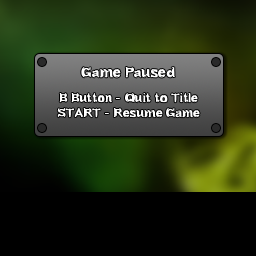
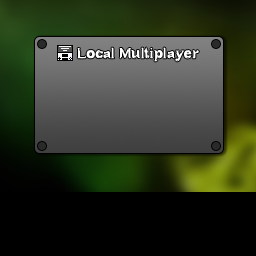
Revision of a layered 256px x 256px image; what changed, layer by layer:
added group "Local Multiplayer" (1st of 2) with 7 layers above "Pause" over left=33, top=34, right=228, bottom=157
added group "Group 5" (1st of 2, in "Local Multiplayer") with 5 layers in group "Local Multiplayer" over left=34, top=36, right=224, bottom=154
added layer "Layer 38" in group "Group 5" over left=57, top=45, right=73, bottom=61
added group "Group 6" (1st of 2, in "Local Multiplayer" › "Group 5") with 2 layers in group "Group 5" over left=38, top=40, right=220, bottom=150
added layer "Local Multiplayer" (2nd of 2, in "Local Multiplayer" › "Group 5" › "Group 6") in group "Group 6" over left=77, top=47, right=199, bottom=62
added layer "Layer 39" in group "Group 6" over left=38, top=40, right=220, bottom=150
added layer "Rectangle 6" (1st of 2, in "Local Multiplayer" › "Group 5") in group "Group 5" over left=34, top=36, right=224, bottom=154
added layer "Layer 37" in group "Local Multiplayer" over left=33, top=34, right=228, bottom=157
painted on "Rectangle 6" (2nd of 2, in "Pause" › "Group 5") over left=35, top=54, right=223, bottom=136
painted on "Rectangle 2" over left=33, top=34, right=123, bottom=157
painted on "Rectangle 1" over left=33, top=34, right=131, bottom=157
painted on "Rectangle 4" over left=136, top=122, right=228, bottom=148
painted on "Rectangle 3" over left=136, top=123, right=228, bottom=157
